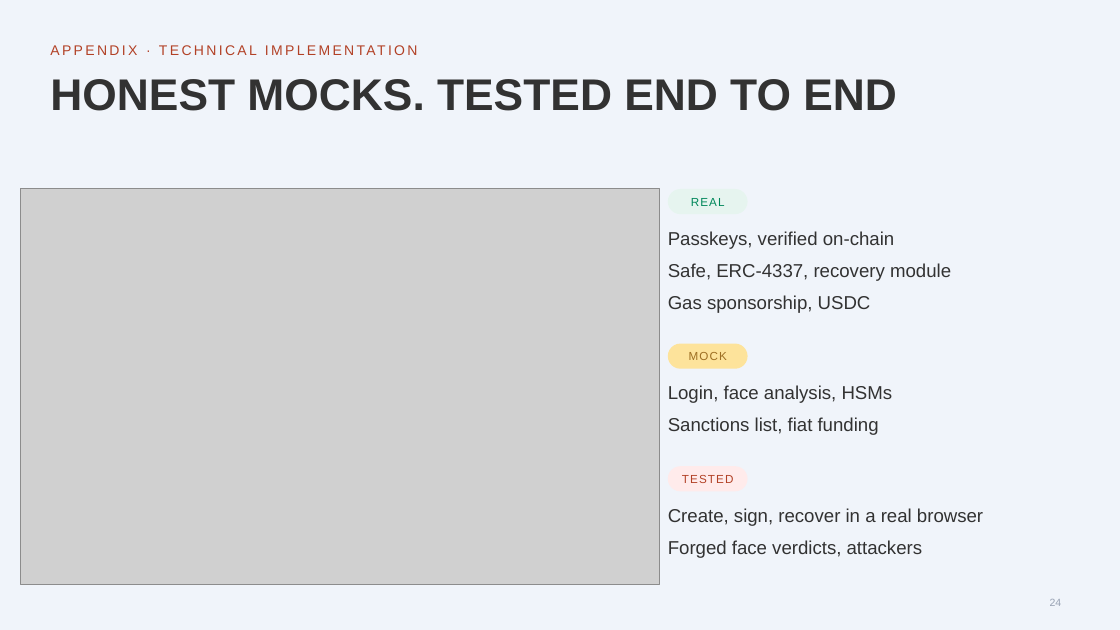
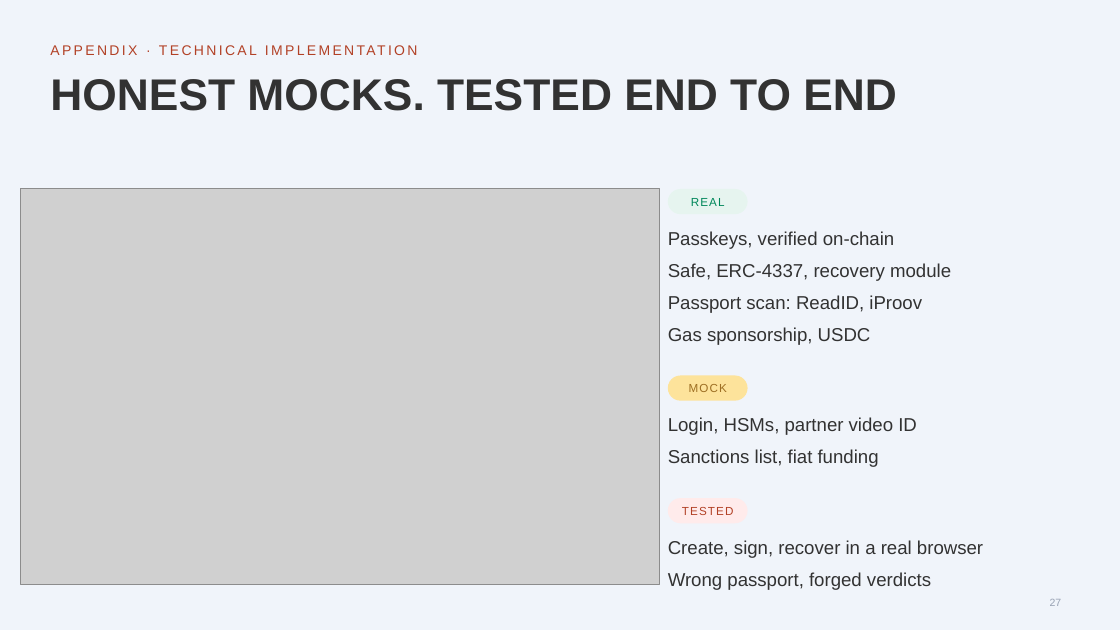
Before and after one commit to HugoPaj/BSA_Hackathon_HA, a slide deck: slide 27 of docs/deck/swissquote-wallet-pitch.pptx (slide 24 before the commit). Drawn at 1120x630 pixels with LibreOffice and Linux fonts; fonts in the diff are those of the drawing; grey boxes stand for pictures; background and template pictures are left out. Boxes give left, top, right and bottom in pixels: in the first picture for what was removed or moved away, otherwise in the second. Text is boxed around its words. In the diff, an @@ line names an element or a change of style, - is before the commit and + after.

```diff
--- a/docs/deck/swissquote-wallet-pitch.pptx
+++ b/docs/deck/swissquote-wallet-pitch.pptx
@@ text added at (668, 295, 922, 313), 16 pt, text #323232 @@
+Passport scan: ReadID, iProov
@@ text at (668, 417, 917, 435): text changed @@
-Login, face analysis, HSMs
+Login, HSMs, partner video ID
@@ 5 texts, 2 rounded rectangles: place and size @@
-5 texts, 2 rounded rectangles at (668, 295, 983, 526)
+5 texts, 2 rounded rectangles at (668, 327, 983, 558)
@@ text at (668, 572, 931, 590): text changed @@
-Forged face verdicts, attackers
+Wrong passport, forged verdicts
@@ page number at (1050, 599, 1062, 606): text changed @@
-24
+27
```
Also in this commit, not shown: 12 other slides changed, 5 slides added, 2 slides removed, 15 other files.
